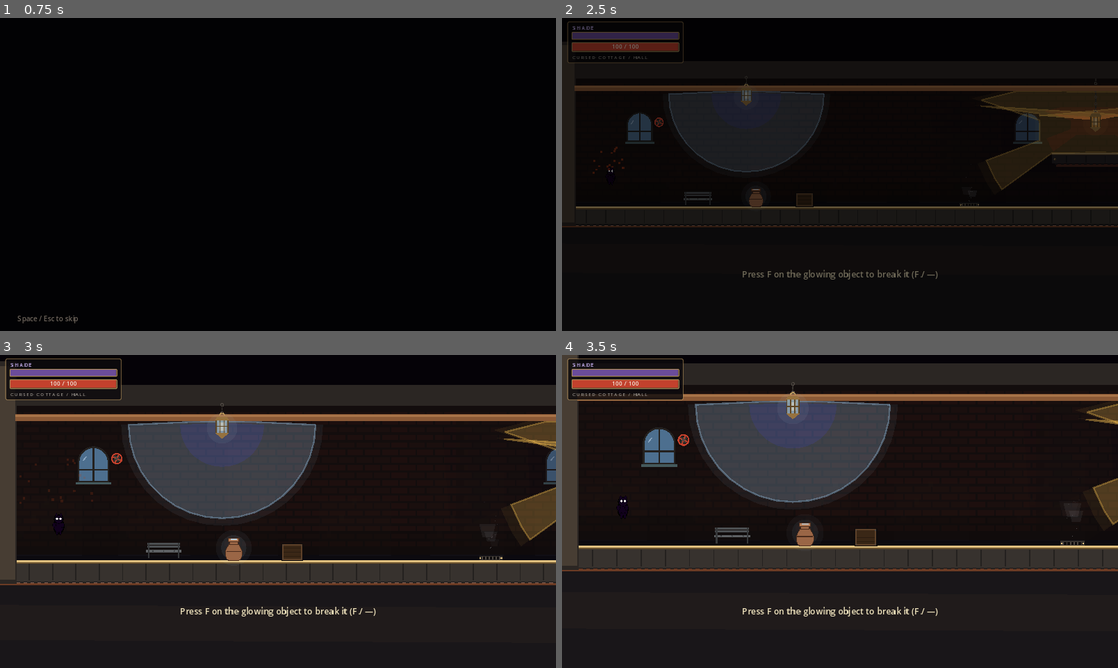
Above: before the commit, frames 1-4 (two rows, left to right).
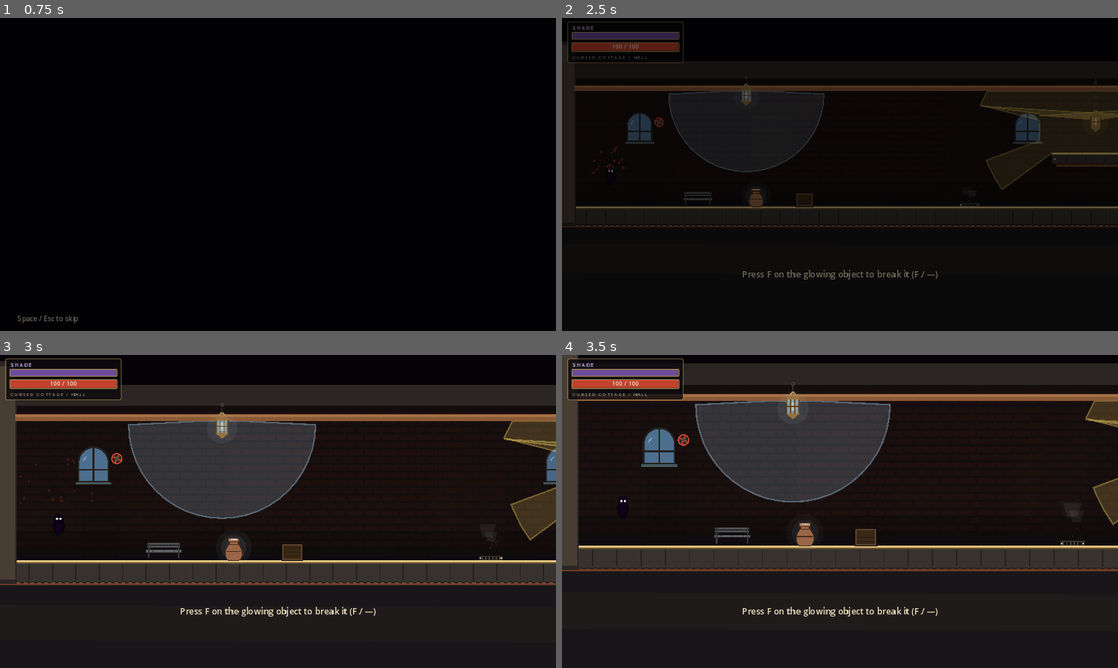
Above: after the commit, the same moments.

Repository: lukezhang2/Eclipseborn
Game: Godot game, scene res://scenes/ui/BootSplash.tscn
The game is run twice, just before and just after one commit, with the same random seed, the same clock (stepped at 60 frames per second) and the same inputs.
Inputs (mouse positions are in pixels of both pictures, inside the frame that each line leads up to):
- Up to frame 1 (0.75 s): tap Enter at 0.5 s; move the mouse to (400, 158) at 0.52 s; hold D (move_right) from 0.53 s (still down); hold V (pull) from 0.53 s (still down); click (400, 158) at 0.67 s
- Up to frame 2 (2.5 s): tap Space (jump) at 0.77, 1.07 s; release D (move_right) at 1.25 s; release V (pull) at 1.25 s; click "Play" at 1.25 s; click "New Game" at 2 s
- Up to frame 3 (3 s): tap F (attack) at 2.75 s; drag from (166, 527) to (205, 430) at 2.77 s
- Up to frame 4 (3.5 s): no input

Frame 1 is identical in both runs. In frame 2, 0.4% of the frame differs, in the area x 19-100%, y 23-56%; in frame 3, 2.1%, in the area x 23-100%, y 21-60%; in frame 4, 2.0%.

Commit message:
v0.1.45: flatten light wash to one yellow fill and stop paint-through on houses.
Drop the warped soft shell that read as red glitchy clipping, raise house/tower draw order above the wash, and quiet umbra wedges.

Co-authored-by: Cursor <cursoragent@cursor.com>

Diff:
--- a/data/levels/lantern_village.json
+++ b/data/levels/lantern_village.json
@@ -156,7 +156,7 @@
 			"h": 100,
 			"id": "house_keep",
 			"kind": "prop_house",
-			"layer": -6,
+			"layer": -1,
 			"name": "House: Lantern Keep",
 			"rotation": 0,
 			"w": 130,
@@ -170,7 +170,7 @@
 			"h": 88,
 			"id": "house_gear",
 			"kind": "prop_house",
-			"layer": -6,
+			"layer": -1,
 			"name": "House: Gearwright",
 			"rotation": 0,
 			"w": 110,
@@ -184,7 +184,7 @@
 			"h": 110,
 			"id": "house_inn",
 			"kind": "prop_house",
-			"layer": -6,
+			"layer": -1,
 			"name": "House: Shade Inn",
 			"rotation": 0,
 			"w": 140,
@@ -380,7 +380,7 @@
 			"h": 280,
 			"id": "tower",
 			"kind": "prop_tower",
-			"layer": -6,
+			"layer": -1,
 			"name": "Clockwork Tower",
 			"rotation": 0,
 			"w": 160,
@@ -409,7 +409,7 @@
 			"id": "checkpoint_gate",
 			"kind": "prop_checkpoint",
 			"layer": -2,
-			"name": "Checkpoint (village gate) — the … hearth",
+			"name": "Checkpoint (village gate) \u2014 the \u2026 hearth",
 			"rotation": 0,
 			"w": 56,
 			"x": 200,
--- a/project.godot
+++ b/project.godot
@@ -7,7 +7,7 @@
 
 config/name="Eclipseborn"
 config/description="You aren't moving platforms. You're changing what counts as a platform."
-config/version="0.1.44"
+config/version="0.1.45"
 run/main_scene="res://scenes/ui/BootSplash.tscn"
 config/features=PackedStringArray("4.3", "Forward Plus")
 config/icon="res://icon.svg"
--- a/scripts/autoload/ShadowWorld.gd
+++ b/scripts/autoload/ShadowWorld.gd
@@ -6,10 +6,10 @@
 
 signal shadows_rebuilt
 
-## Fewer rays = much cheaper; corner angles still catch hard edges.
-const RAY_COUNT := 36
-const CORNER_EPS := 0.004
-const ANGLE_MERGE := 0.008
+## Enough rays for a smooth rim; corner angles still catch hard edges.
+const RAY_COUNT := 48
+const CORNER_EPS := 0.003
+const ANGLE_MERGE := 0.006
 ## Cap umbra casters per light (nearest first).
 const UMBRA_MAX_PER_LIGHT := 8
 ## Max full rebuilds per second while dirty (moving platforms keep dirty=true).
@@ -18,9 +18,6 @@
 const CULL_MARGIN := 420.0
 ## Contact-hardening: hard umbra ends here; soft penumbra continues past.
 const UMBRA_CONTACT_T := 0.36
-## Soft wash shell scale (same rays, no extra casts) — cheap area-light penumbra.
-const WASH_PENUMBRA_SCALE := 1.08
-const WASH_CORE_SCALE := 0.45
 ## Matches LightSource intensity clamp. At max: fill 50% opaque, outline 100%.
 const INTENSITY_MAX := 3.0
 const FILL_ALPHA_AT_MAX := 0.5
@@ -315,7 +312,8 @@
 
 	if best_dist >= radius - 0.01:
 		return to
-	return best - dir * 0.6
+	## Tiny pullback so the rim sits just outside solid faces (avoids z-fighting).
+	return best - dir * 0.35
 
 
 func _intensity_t(intensity: float) -> float:
@@ -342,23 +340,23 @@
 	var fill_a := FILL_ALPHA_AT_MAX * t
 	var outline_a := OUTLINE_ALPHA_AT_MAX * t
 
-	var rgb := Color(1.0, 0.78, 0.32)
+	## One yellow/gold wash (no red soft shell). Additive so overlaps still stack.
+	var rgb := Color(1.0, 0.86, 0.38)
 	match kind:
 		GameState.LightKind.MOON:
-			rgb = Color(0.65, 0.85, 1.0)
+			rgb = Color(0.7, 0.88, 1.0)
 		GameState.LightKind.CRIMSON:
-			rgb = Color(0.95, 0.25, 0.3)
+			rgb = Color(0.95, 0.35, 0.38)
 		GameState.LightKind.SUNSHAFT:
-			rgb = Color(1.0, 1.0, 0.88)
+			rgb = Color(1.0, 1.0, 0.9)
 		GameState.LightKind.CANDLE:
-			rgb = Color(1.0, 0.72, 0.38)
+			rgb = Color(1.0, 0.84, 0.42)
 
 	var exclude: Array = []
 	if light.has_method("get_exclude_rids"):
 		exclude = light.get_exclude_rids()
 
 	var angles := _collect_ray_angles(origin, radius, view)
-	## Rim points — filled as a triangle fan from `origin`.
 	var pts := PackedVector2Array()
 	for i in angles.size():
 		var dir := Vector2.from_angle(angles[i])
@@ -370,35 +368,13 @@
 			var a := TAU * float(i) / 24.0
 			pts.append(origin + Vector2.from_angle(a) * mini(radius, 64.0))
 
-	## Soft rim (behind) + main fill at linear opacity. Additive → overlaps sum.
-	_add_wash_fan(
-		origin,
-		_scale_ring(origin, pts, WASH_PENUMBRA_SCALE),
-		Color(rgb.r, rgb.g, rgb.b, fill_a * 0.35),
-		-3,
-		true
-	)
-	_add_wash_fan(
-		origin,
-		pts,
-		Color(rgb.r, rgb.g, rgb.b, fill_a),
-		-2,
-		true
-	)
-	## Inner depth — same budget, brighter RGB, smaller radius (reads as falloff).
-	_add_wash_fan(
-		origin,
-		_scale_ring(origin, pts, WASH_CORE_SCALE),
-		Color(mini(1.0, rgb.r + 0.15), mini(1.0, rgb.g + 0.12), mini(1.0, rgb.b + 0.06), fill_a * 0.55),
-		-2,
-		true
-	)
-
-	## Outline at 100% when intensity is max; scales linearly. Normal blend (crisp edge).
+	## z −3: above floors (−4), below houses (−1) so facades are not painted over.
+	_add_wash_fan(origin, pts, Color(rgb.r, rgb.g, rgb.b, fill_a), -3, true)
+
 	var ring := _take_line()
-	ring.width = 2.8
+	ring.width = 2.6
 	ring.default_color = Color(rgb.r, rgb.g, rgb.b, outline_a)
-	ring.z_index = -1
+	ring.z_index = -3
 	ring.material = null
 	ring.clear_points()
 	for p in pts:
@@ -443,22 +419,13 @@
 
 	var max_len: float = light.get_shadow_length() if light.has_method("get_shadow_length") else radius
 	max_len = mini(max_len, radius * 0.95)
-	## Brighter lamps → slightly denser ink; still capped for readability.
-	var ink_a := 0.48
+	## Soft ink only — loud umbra wedges read as purple “glitches” behind washes.
+	var ink_a := 0.16
 	if light.has_method("get_intensity"):
-		ink_a = clampf(0.36 + float(light.get_intensity()) * 0.12, 0.36, 0.62)
+		ink_a = clampf(0.1 + float(light.get_intensity()) * 0.04, 0.1, 0.22)
 
 	for c in candidates:
 		_draw_umbra_wedge(c["e"], light_pos, max_len, ink_a, space, exclude)
-
-
-func _scale_ring(origin: Vector2, pts: PackedVector2Array, t: float) -> PackedVector2Array:
-	## Scale silhouette about the lamp. t<1 = closer/brighter; t>1 = soft penumbra shell.
-	var out := PackedVector2Array()
-	out.resize(pts.size())
-	for i in pts.size():
-		out[i] = origin + (pts[i] - origin) * t
-	return out
 
 
 func _add_wash_fan(
@@ -512,11 +479,11 @@
 	return from + dir_n * maxf(d - 0.8, 0.0)
 
 
-func _add_ink_poly(pts: PackedVector2Array, alpha: float, z: int = -2) -> void:
+func _add_ink_poly(pts: PackedVector2Array, alpha: float, z: int = -4) -> void:
 	if pts.size() < 3 or alpha < 0.02:
 		return
 	var ink := _take_poly()
-	ink.color = Color(0.03, 0.015, 0.06, clampf(alpha, 0.0, 0.75))
+	ink.color = Color(0.03, 0.015, 0.06, clampf(alpha, 0.0, 0.35))
 	ink.z_index = z
 	ink.polygon = pts
 	_root.add_child(ink)
@@ -569,7 +536,7 @@
 		## Contact hardening: hard umbra near the occluder…
 		var ca := a.lerp(far_a, UMBRA_CONTACT_T)
 		var cb := b.lerp(far_b, UMBRA_CONTACT_T)
-		_add_ink_poly(PackedVector2Array([a, b, cb, ca]), base_a * 0.92, -2)
+		_add_ink_poly(PackedVector2Array([a, b, cb, ca]), base_a * 0.85, -4)
 
 		## …then a softer, slightly wider penumbra that grows with cast length.
 		var cast_len := (len_a + len_b) * 0.5
@@ -581,7 +548,7 @@
 			side = side.normalized()
 		var pa := far_a + side * spread
 		var pb := far_b - side * spread
-		_add_ink_poly(PackedVector2Array([ca, cb, pb, pa]), base_a * 0.28, -3)
+		_add_ink_poly(PackedVector2Array([ca, cb, pb, pa]), base_a * 0.22, -4)
 
 
 func _take_poly() -> Polygon2D:
--- a/scripts/editor/PieceSpecs.gd
+++ b/scripts/editor/PieceSpecs.gd
@@ -128,12 +128,13 @@
 	match kind:
 		"background", "prop_bg_gear":
 			return -8
-		"prop_house", "prop_tower":
-			return -6
 		"floor", "wall", "block":
 			return -4
 		"prop_pipe", "prop_window", "prop_valve", "prop_desk":
 			return -3
+		## Houses/towers above washes (−3) so lantern fill does not paint through facades.
+		"prop_house", "prop_tower":
+			return -1
 		"prop_bench", "prop_vent", "prop_checkpoint", "prop_crate", "prop_hatch", "prop_exit", "prop_platform":
 			return -2
 		"crate", "prop_breakable", "prop_npc", "prop_enemy", "prop_switch", "prop_door":
--- a/scripts/world/House.gd
+++ b/scripts/world/House.gd
@@ -21,7 +21,8 @@
 
 
 func _ready() -> void:
-	z_index = -6
+	## Above lantern washes (−3) so light does not paint through the facade.
+	z_index = -1
 	_build()
 	add_to_group("houses")
 
Not shown, changed: AI planning.md
Not shown, removed: index-0_1_44.pck
Not shown, added: index-0_1_45.pck
Not shown, changed: index.html
Not shown, changed: index.pck
